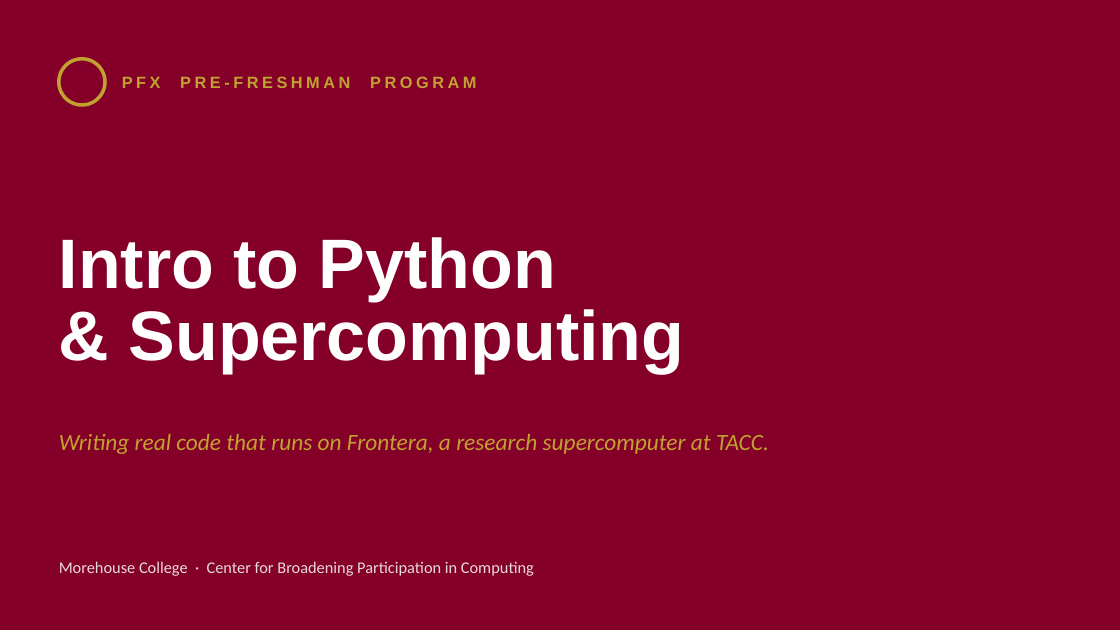
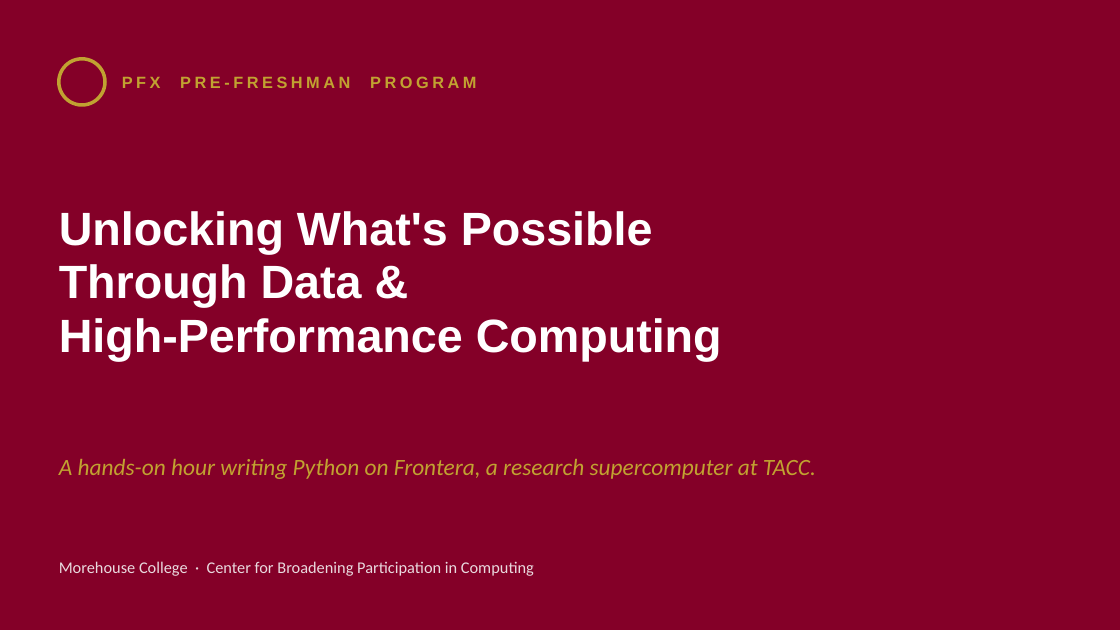
Before and after one commit to ashleyscruse/pfx-hpc, a slide deck: slide 1 of slides/pfx-hpc-slides.pptx. Drawn at 1120x630 pixels with LibreOffice and Linux fonts; fonts in the diff are those of the drawing. Boxes give left, top, right and bottom in pixels: in the first picture for what was removed or moved away, otherwise in the second. Text is boxed around its words. In the diff, an @@ line names an element or a change of style, - is before the commit and + after.

Commit message:
Retitle opening slide to match agenda
Title slide now reads 'Unlocking What's Possible Through Data &
High-Performance Computing' to match the session agenda, with a subtitle
noting it's a hands-on Python hour on Frontera.

```diff
--- a/slides/pfx-hpc-slides.pptx
+++ b/slides/pfx-hpc-slides.pptx
@@ text at (59, 211, 722, 361): text changed; size 60 to 40 pt @@
-Intro to Python
-& Supercomputing
+Unlocking What's Possible
+Through Data &
+High-Performance Computing
@@ text at (59, 459, 816, 479): text changed @@
-Writing real code that runs on Frontera, a research supercomputer at TACC.
+A hands-on hour writing Python on Frontera, a research supercomputer at TACC.
```
